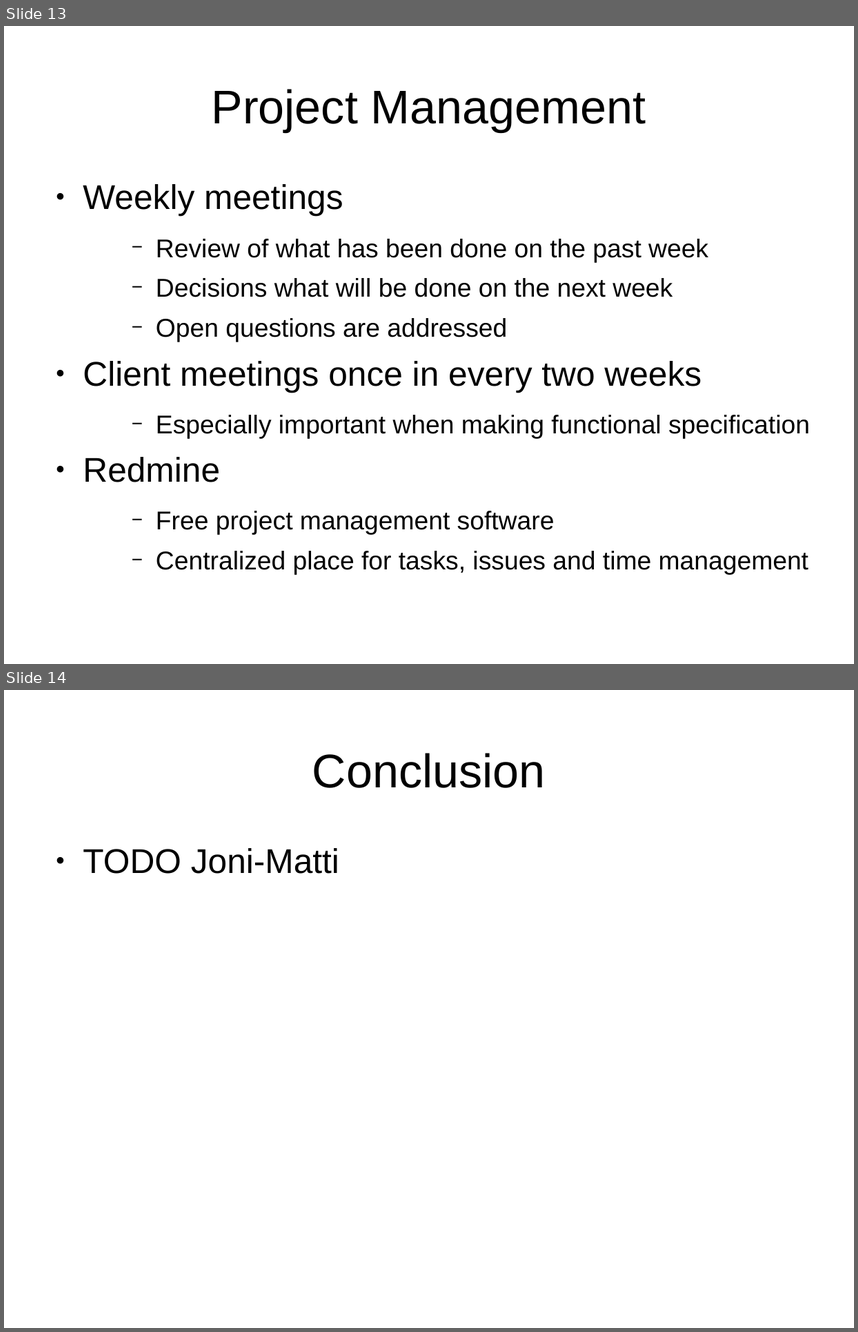
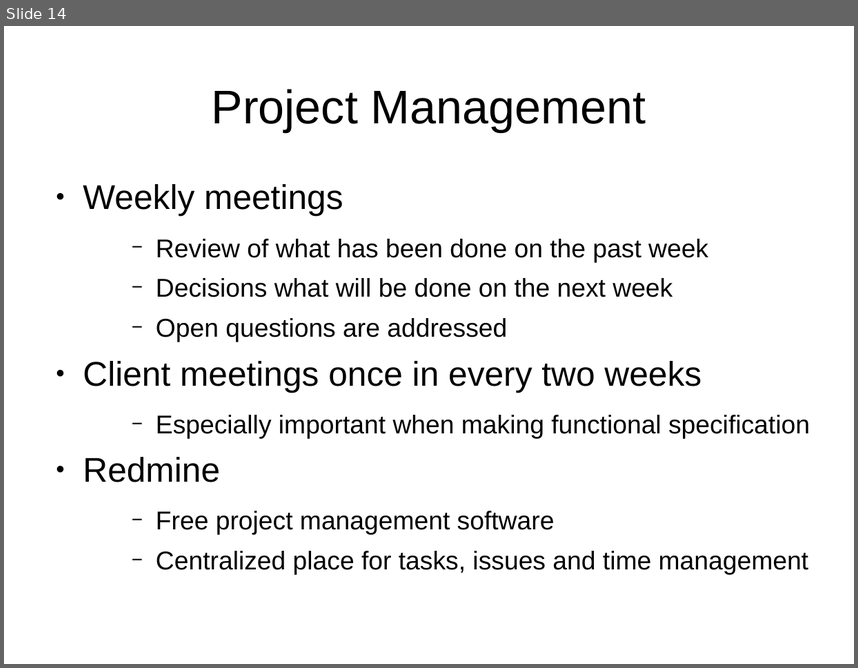
Before and after one commit to darwinbeing/kactus2all, a slide deck: Administrative/Project Plan Slides.odp. Shown one above the other, each under a label of ours: slides 13 and 14 before the commit, slide 14 after it. The pictures are 858x1332 and 858x668 pixels, drawn with LibreOffice and Linux fonts; fonts in the diff are those of the drawing. Boxes give left, top, right and bottom in pixels: in the first picture for what was removed or moved away, otherwise in the second. Text is boxed around its words. In the diff, an @@ line names an element or a change of style, - is before the commit and + after.

```diff
--- a/Administrative/Project Plan Slides.odp
+++ b/Administrative/Project Plan Slides.odp
@@ slide 14 removed at (4, 690, 854, 1328), background #FFFFFF @@
@@ title removed at (312, 753, 546, 788) @@
-Conclusion
@@ text removed at (83, 848, 339, 874) @@
-● TODO Joni-Matti
@@ what was slide 13 is now slide 14 @@
```
Also in this commit, not shown: 3 slides changed, 2 slides added.
